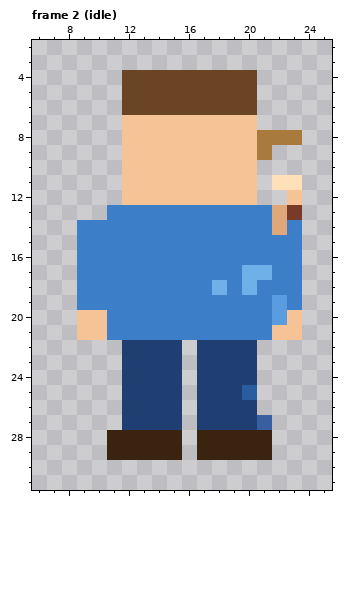
Pixel-art file, stored at assets/sprites/hero.aseprite. The picture above was drawn from the file before the commit.
32x32 pixels, 4 frames. Shown: frame 2 (idle): x 6..25, y 2..31. The commit also changed other frames, which this record leaves out.
The result:
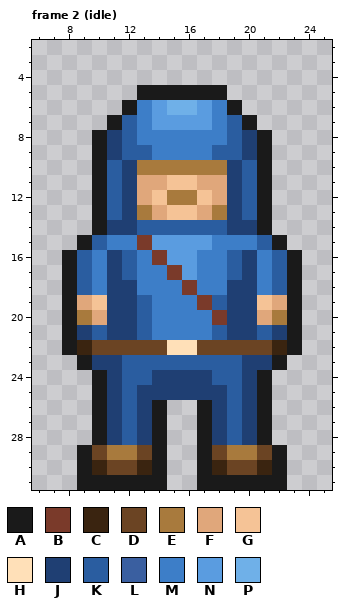
Palette (. is transparent): A #1a1a1a  B #7a3a2a  C #3a2410  D #6b4423  E #a87a3d  F #e0a77b  G #f5c396  H #ffe0b8  J #1f3f73  K #2a5da0  L #3a5fa0  M #3d7ec8  N #5a9ce0  P #6fb0e8
Diff:
--- frame 2 (idle), layer "Character"
@@ x 6..25 @@
  3 ....................
- 4 ......DDDDDDDDD.....
- 5 ......DDDDDDDDD.....
- 6 ......DDDDDDDDD.....
- 7 ......GGGGGGGGG.....
- 8 ......GGGGGGGGGEEE..
- 9 ......GGGGGGGGGE....
-10 ......GGGGGGGGG.....
-11 ......GGGGGGGGG.HH..
-12 ......GGGGGGGGG..G..
-13 .....MMMMMMMMMMMFB..
-14 ...MMMMMMMMMMMMMFM..
-15 ...MMMMMMMMMMMMMMM..
-16 ...MMMMMMMMMMMMMMM..
-17 ...MMMMMMMMMMMPPMM..
-18 ...MMMMMMMMMPMPMMM..
-19 ...MMMMMMMMMMMMMNM..
-20 ...GGMMMMMMMMMMMNG..
-21 ...GGMMMMMMMMMMMGG..
-22 ......JJJJ.JJJJ.....
-23 ......JJJJ.JJJJ.....
-24 ......JJJJ.JJJJ.....
-25 ......JJJJ.JJJK.....
-26 ......JJJJ.JJJJ.....
-27 ......JJJJ.JJJJL....
-28 .....CCCCC.CCCCC....
-29 .....CCCCC.CCCCC....
-30 ....................
-31 ....................
+ 4 ....................
+ 5 .......AAAAAA.......
+ 6 ......AMNPPNMA......
+ 7 .....AKMNNNNMKA.....
+ 8 ....AJKMMMMMMKJA....
+ 9 ....AJKKMMMMKKJA....
+10 ....AKJEEEEEEJKA....
+11 ....AKJFFGGFFJKA....
+12 ....AKJFGEEGFJKA....
+13 ....AKJEFGGFEJKA....
+14 ....AJJKKKKKKJJA....
+15 ...AKMMBNNNNMMMKA...
+16 ..AKMJKMBNNMMKJMKA..
+17 ..AKMJKMMBNMMKJMKA..
+18 ..AKMJJMMMBMMJJMKA..
+19 ..AFGJJKMMMBKJJGFA..
+20 ..AEFJJKMMMMBJJFEA..
+21 ..AJKJJKMMMMKJJKJA..
+22 ..ACDDDDDHHDDDDDCA..
+23 ...AJJKKKKKKKKJJA...
+24 ....AJKKJJJJKKJA....
+25 ....AJKJJJJJJKJA....
+26 ....AJKJA..AJKJA....
+27 ....AJKJA..AJKJA....
+28 ....AJKJA..AJKJA....
+29 ...ADEEDA..ADEEDA...
+30 ...ACDDCA..ACDDCA...
+31 ...AAAAAA..AAAAAA...
